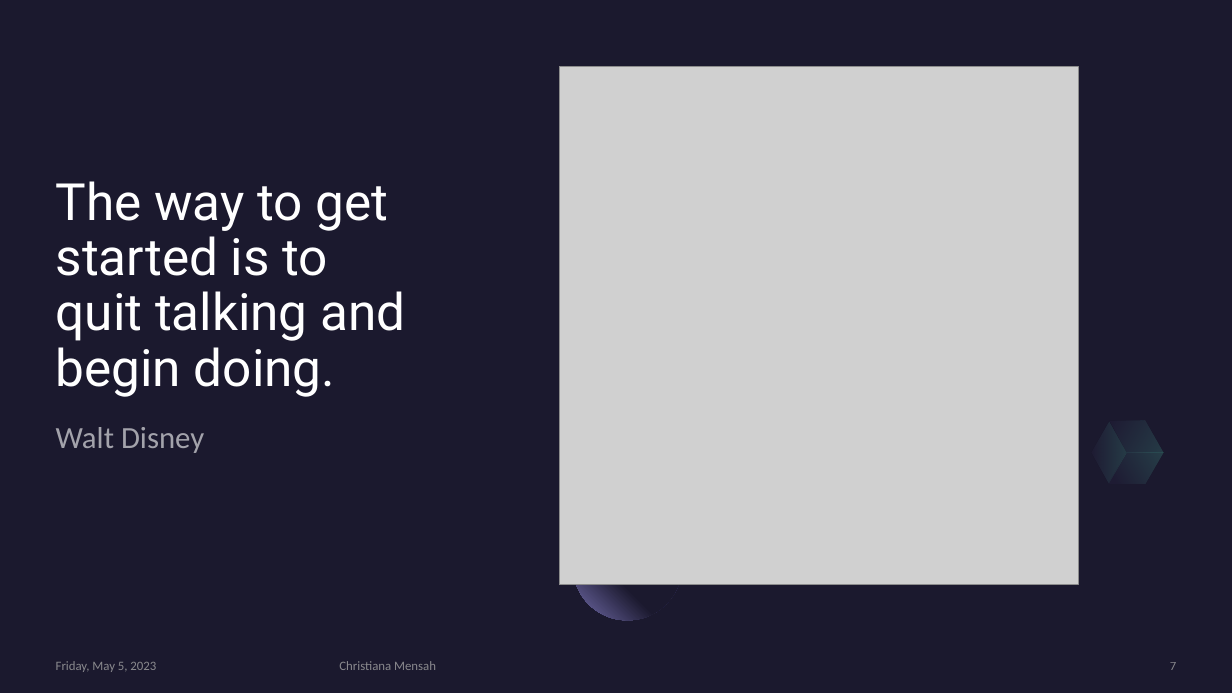
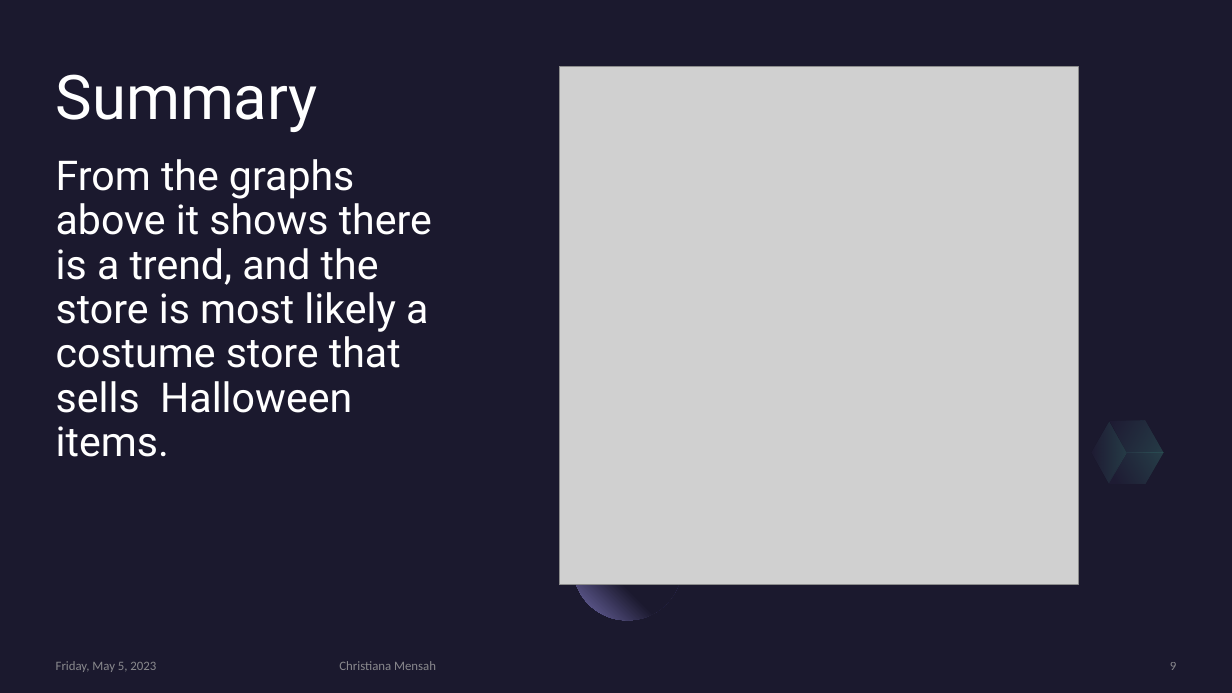
Before and after one commit to cmensah11/ForcastingCase, a slide deck: slide 9 of Forecast Analysis and SQL Queries.pptx (slide 7 before the commit). Drawn at 1232x693 pixels with LibreOffice and Linux fonts; fonts in the diff are those of the drawing; grey boxes stand for pictures. Boxes give left, top, right and bottom in pixels: in the first picture for what was removed or moved away, otherwise in the second. Text is boxed around its words. In the diff, an @@ line names an element or a change of style, - is before the commit and + after.

```diff
--- a/Forecast Analysis and SQL Queries.pptx
+++ b/Forecast Analysis and SQL Queries.pptx
@@ text added at (56, 74, 318, 132), 48 pt, text #FFFFFF @@
+Summary
@@ title at (56, 159, 432, 457): text changed; size 40 to 32 pt @@
-The way to get started is to quit talking and begin doing.
+From the graphs above it shows there is a trend, and the store is most likely a costume store that sells Halloween items.
@@ text removed at (56, 427, 204, 453) @@
-Walt Disney
```
Also in this commit, not shown: 5 other slides changed, 8 slides added, 5 slides removed, 1 other file.
